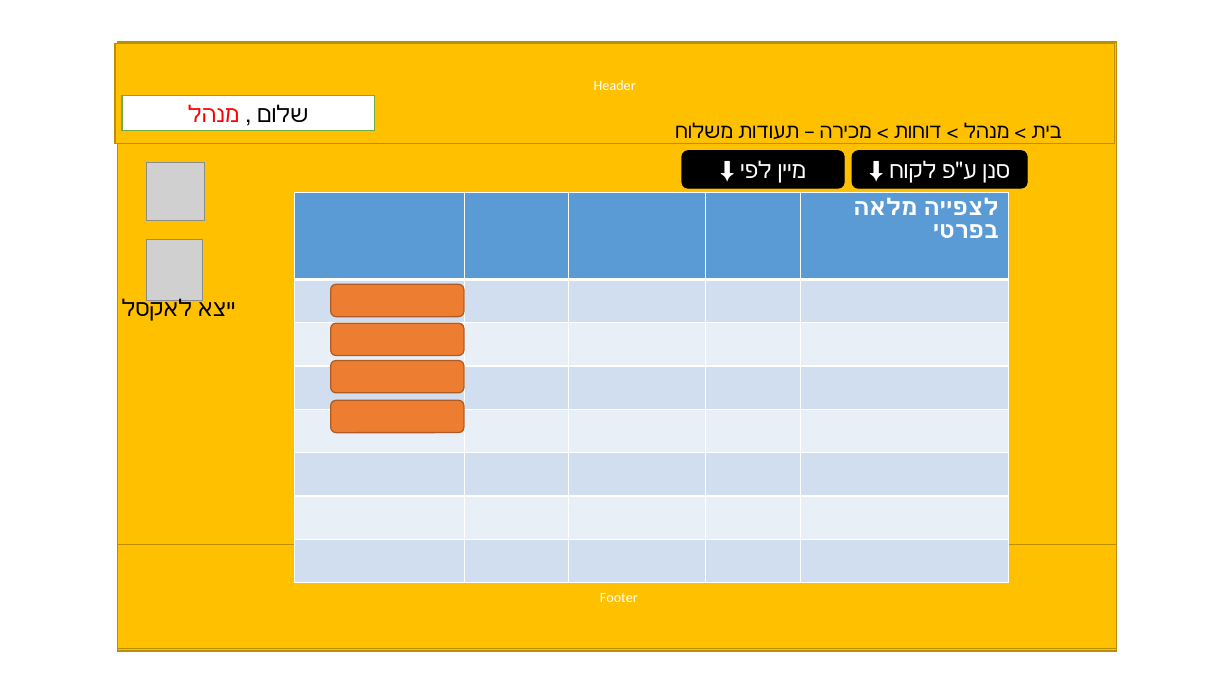
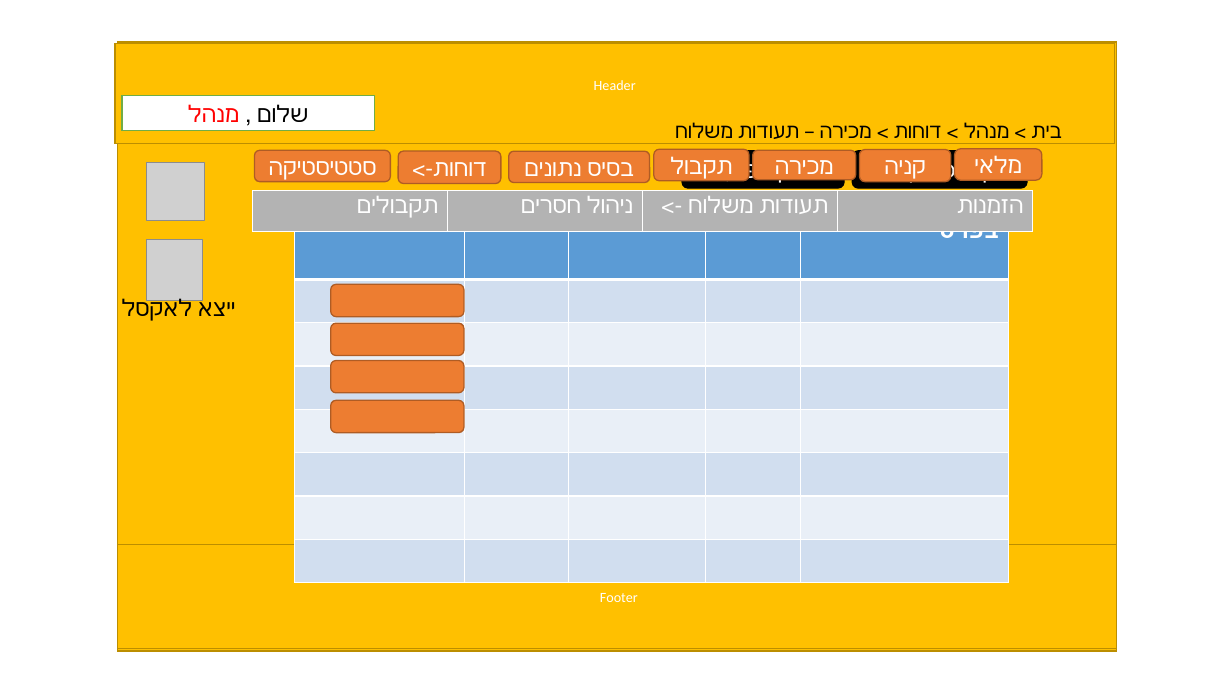
Before and after one commit to michaldror26/Final-Project-2019, a slide deck: slide 85 of ארבעת המינים (4).pptx (slide 92 before the commit). Drawn at 1232x693 pixels with LibreOffice and Linux fonts; fonts in the diff are those of the drawing; grey boxes stand for pictures. Boxes give left, top, right and bottom in pixels: in the first picture for what was removed or moved away, otherwise in the second. Text is boxed around its words. In the diff, an @@ line names an element or a change of style, - is before the commit and + after.

```diff
--- a/ארבעת המינים (4).pptx
+++ b/ארבעת המינים (4).pptx
@@ group added at [254, 149, 1043, 184]: 7 rounded rectangles @@
+מכירה
+קניה
+בסיס נתונים
+סטטיסטיקה
+דוחות->
+תקבול
+מלאי
@@ table added at [252, 190, 1032, 231], 1 rows, 4 columns @@
+תקבולים | ניהול חסרים | תעודות משלוח -> | הזמנות
@@ table at [295, 192, 1007, 588] @@
-row 1, column 3: 
+row 1, column 3: ->
@@ borders changed @@
```
Also in this commit, not shown: 76 other slides changed, 7 slides added, 11 slides removed.
